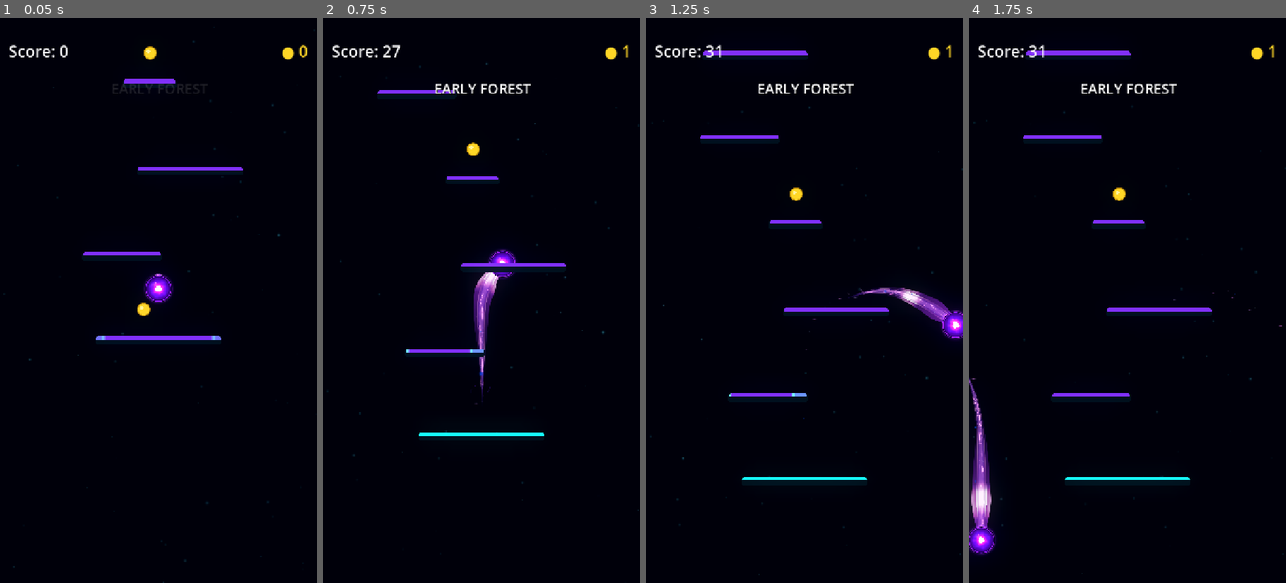
Above: before the commit, frames 1-4 (left to right).
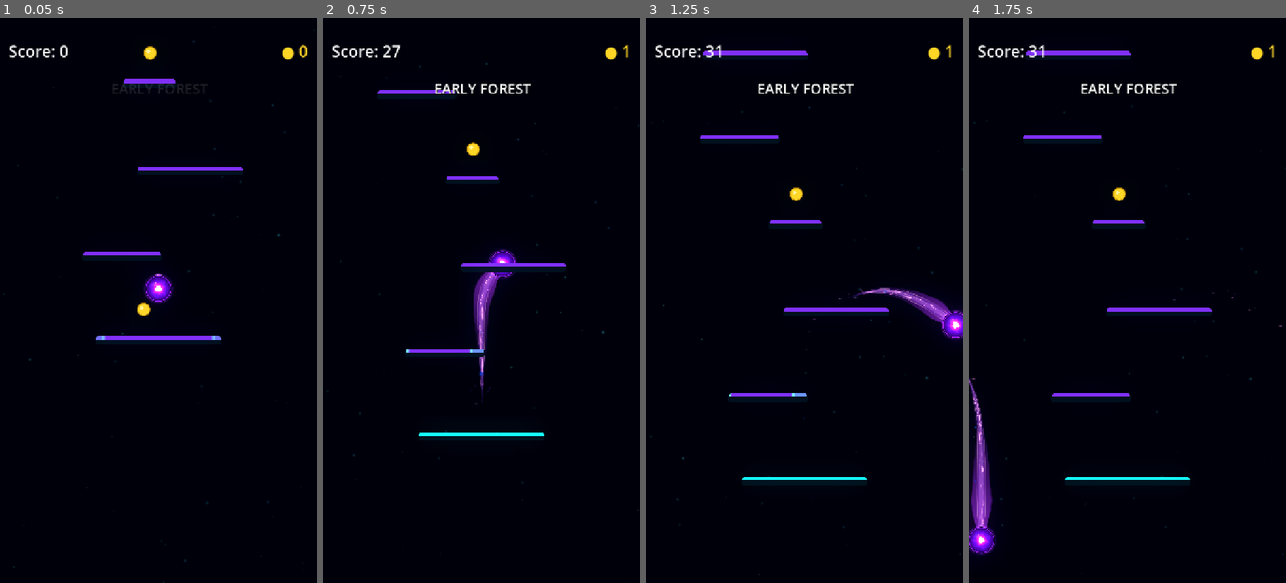
Above: after the commit, the same moments.

Repository: Kryodo/TowerJump
Game: Godot game, scene res://scenes/main.tscn
The game is run twice, just before and just after one commit, with the same random seed, the same clock (stepped at 60 frames per second) and the same inputs.
Inputs (mouse positions are in pixels of both pictures, inside the frame that each line leads up to):
- Up to frame 1 (0.05 s): no input
- Up to frame 2 (0.75 s): move the mouse to (551, 272) at 0.52 s; hold Right (ui_right) from 0.53 s (still down); click (551, 272) at 0.67 s
- Up to frame 3 (1.25 s): keep holding Right (ui_right)
- Up to frame 4 (1.75 s): release Right (ui_right) at 1.25 s; drag from (1064, 328) to (1117, 193) at 1.27 s

Frame 1 is identical in both runs. In frame 2, 0.2% of the frame differs, in the area x 47-56%, y 45-55%; in frame 3, 0.2%; in frame 4, 0.4%, in the area x 0-8%, y 75-90%.

Commit message:
Make ambient pulses rare and animate membrane edge geometry

Diff:
--- a/scripts/ball_trail.gd
+++ b/scripts/ball_trail.gd
@@ -77,7 +77,7 @@
 	z_index = -1
 	_previous_ball_position = global_position
 	_visual_rng.randomize()
-	_pulse_cooldown = _visual_rng.randf_range(1.25, 2.0)
+	_pulse_cooldown = _visual_rng.randf_range(3.0, 4.5)
 	_ball_surface_radius = _measure_ball_surface_radius()
 	if _unified_shape != null:
 		_unified_shape.mesh = ArrayMesh.new()
@@ -179,11 +179,11 @@
 	return texture_radius * world_scale
 
 
-func _sample_image_alpha_bilinear(texture_image: Image, position: Vector2) -> float:
+func _sample_image_alpha_bilinear(texture_image: Image, image_position: Vector2) -> float:
 	var max_x: float = float(texture_image.get_width() - 1)
 	var max_y: float = float(texture_image.get_height() - 1)
-	var x: float = clampf(position.x, 0.0, max_x)
-	var y: float = clampf(position.y, 0.0, max_y)
+	var x: float = clampf(image_position.x, 0.0, max_x)
+	var y: float = clampf(image_position.y, 0.0, max_y)
 	var x0: int = int(floor(x))
 	var y0: int = int(floor(y))
 	var x1: int = mini(x0 + 1, texture_image.get_width() - 1)
@@ -382,6 +382,21 @@
 	return point - tangent * head_offset + perpendicular * drift
 
 
+func _get_membrane_edge_wave(progress: float, phase_offset: float = 0.0) -> float:
+	var edge_time: float = _trail_time
+	var broad_wave: float = sin(
+		progress * 12.0 - edge_time * 1.15
+		+ sin(progress * 4.8 + edge_time * 0.48) * 0.7
+		+ phase_offset
+	)
+	var fine_wave: float = sin(
+		progress * 23.0 - edge_time * 1.65 + 1.2 + phase_offset * 0.8
+	)
+	var slow_wave: float = sin(
+		progress * 7.0 + edge_time * 0.68 + phase_offset * 0.6
+	)
+	return broad_wave * 0.62 + fine_wave * 0.25 + slow_wave * 0.13
+
 
 func _update_unified_comet_shape(delta: float = 0.0) -> void:
 	if _unified_shape == null or _points.size() < 2:
@@ -436,9 +451,24 @@
 
 	var upper_edge_points: Array[Vector2] = []
 	var lower_edge_points: Array[Vector2] = []
+	var upper_half_widths: Array[float] = []
+	var lower_half_widths: Array[float] = []
 	for i in range(path.size()):
-		upper_edge_points.append(path[i] + normals[i] * half_widths[i])
-		lower_edge_points.append(path[i] - normals[i] * half_widths[i])
+		var progress: float = cumulative_distances[i] / total_distance
+		# Leave the orb connection untouched, then let two differently phased
+		# edge waves pull the membrane edges independently as they travel rearward.
+		var edge_envelope: float = smoothstep(0.025, 0.16, progress)
+		var upper_wave: float = _get_membrane_edge_wave(progress)
+		var lower_wave: float = _get_membrane_edge_wave(progress, 1.65)
+		var base_half_width: float = half_widths[i]
+		var upper_width: float = base_half_width * maxf(0.78, 1.0 + upper_wave * 0.18 * edge_envelope)
+		var lower_width: float = base_half_width * maxf(0.78, 1.0 + lower_wave * 0.18 * edge_envelope)
+		upper_half_widths.append(upper_width)
+		lower_half_widths.append(lower_width)
+		upper_edge_points.append(path[i] + normals[i] * upper_width)
+		lower_edge_points.append(path[i] - normals[i] * lower_width)
+		# Landing fragments and pulse anchors use a representative live width.
+		half_widths[i] = (upper_width + lower_width) * 0.5
 
 	_latest_trail_path = path.duplicate()
 	_latest_trail_distances = cumulative_distances.duplicate()
@@ -483,8 +513,8 @@
 	var previous_progress: float = 0.0
 	for i in range(1, path.size()):
 		var progress: float = cumulative_distances[i] / total_distance
-		var current_left: Vector2 = path[i] + normals[i] * half_widths[i]
-		var current_right: Vector2 = path[i] - normals[i] * half_widths[i]
+		var current_left: Vector2 = path[i] + normals[i] * upper_half_widths[i]
+		var current_right: Vector2 = path[i] - normals[i] * lower_half_widths[i]
 		var previous_left_uv := Vector2(previous_progress, 0.0)
 		var previous_right_uv := Vector2(previous_progress, 1.0)
 		var current_left_uv := Vector2(progress, 0.0)
@@ -1011,9 +1041,9 @@
 	)
 	for emitter in _particle_emitters:
 		emitter.global_position = emission_position
-		var material := emitter.process_material as ParticleProcessMaterial
-		if material != null:
-			material.direction = Vector3(
+		var particle_material := emitter.process_material as ParticleProcessMaterial
+		if particle_material != null:
+			particle_material.direction = Vector3(
 				_last_emission_direction.x,
 				_last_emission_direction.y,
 				0.0
@@ -1030,7 +1060,7 @@
 	):
 		_pulse_active = false
 		_pulse_progress = -1.0
-		_pulse_cooldown = minf(_pulse_cooldown, 0.25)
+		_pulse_cooldown = maxf(_pulse_cooldown, 3.0)
 	else:
 		if not _pulse_active:
 			_pulse_cooldown -= delta
@@ -1052,7 +1082,7 @@
 			if _pulse_progress >= ENERGY_PULSE_END:
 				_pulse_active = false
 				_pulse_progress = -1.0
-				_pulse_cooldown = _visual_rng.randf_range(2.0, 3.0)
+				_pulse_cooldown = _visual_rng.randf_range(5.0, 7.0)
 
 	var progress_for_shader: float = _pulse_progress if _pulse_active else -1.0
 	var strength_for_shader: float = 1.0 if _pulse_active else 0.0
@@ -1152,9 +1182,9 @@
 	filament.z_as_relative = false
 	filament.z_index = -1
 	filament.width = line_width
-	filament.joint_mode = 2
-	filament.begin_cap_mode = 2
-	filament.end_cap_mode = 2
+	filament.joint_mode = Line2D.LINE_JOINT_ROUND
+	filament.begin_cap_mode = Line2D.LINE_CAP_ROUND
+	filament.end_cap_mode = Line2D.LINE_CAP_ROUND
 	filament.antialiased = true
 
 	var additive := CanvasItemMaterial.new()
